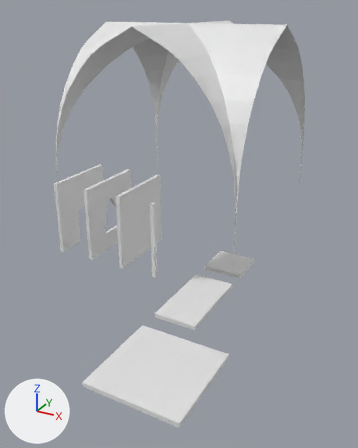
What one commit did to the Blender file Simple Church Room/Scenes/Church Scene.blend.
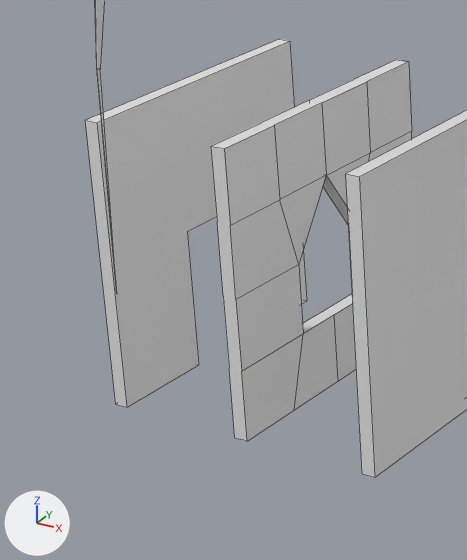
Each version appears first whole from a 50 mm camera at (9.86, -18.69, 12.61) aimed at (0.46, -1.61, 4.07), and next in a close-up on the part from 9% to 40% of the width and 35% to 64% of the height. Lighting does not change. The marker at lower left points along +X, +Y and +Z. The close-ups show mesh edges as thin lines.

Names of what the first close-up shows: 'Church Front Door 0.2x4x4_proxy', 'Church Vault 8x8x0.000_proxy', 'Church Wall 0.2x4x4_proxy', 'Church Wall with Window 0.2x4x4_proxy'.
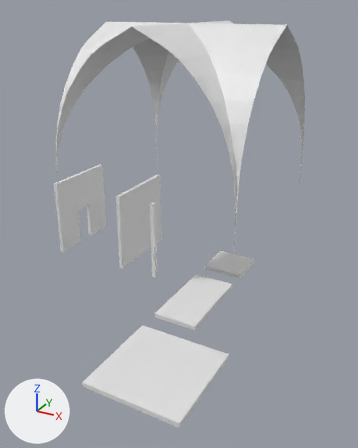
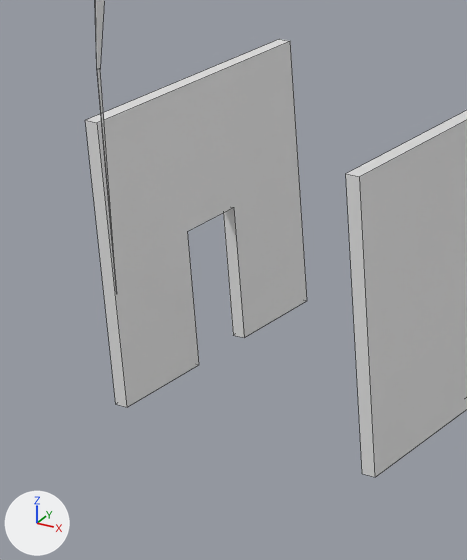
What differs and where, as boxes [x1, y1, x2, y2] in the close-ups (467 x 560 px):
'Church Wall with Window 0.2x4x4_proxy', no longer drawn: before [211, 60, 412, 441]

What the commit changed:
me_church_wall_with_window_0_2x4x4 is used by ob_church_wall_with_window_0_2x4x4_proxy; location (-6.0, 0.0, 0.0).
me_church_wall_with_window_0_2x4x4 had 52 vertices, 37 faces and spanned x 0.0..0.2, y 0.0..4.0, z 0.0..4.0.
me_church_wall_with_window_0_2x4x4 now has 0 vertices, 0 faces and spans empty.
me_church_wall_with_window_0_2x4x4 part 1: the whole mesh is rebuilt.
